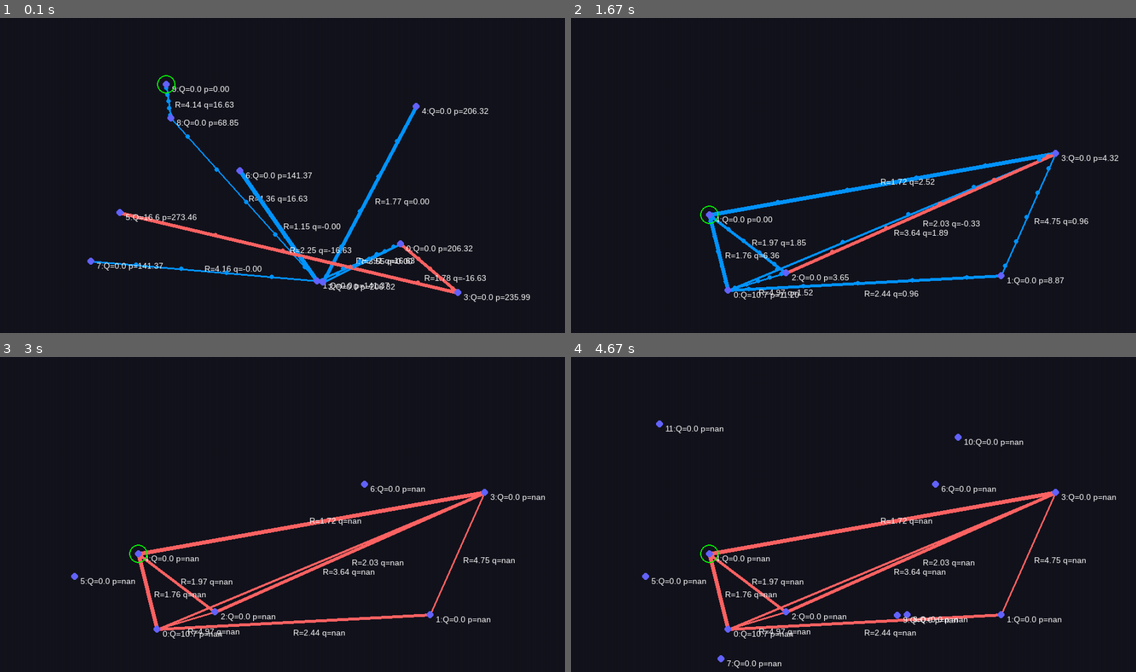
Above: before the commit, frames 1-4 (two rows, left to right).
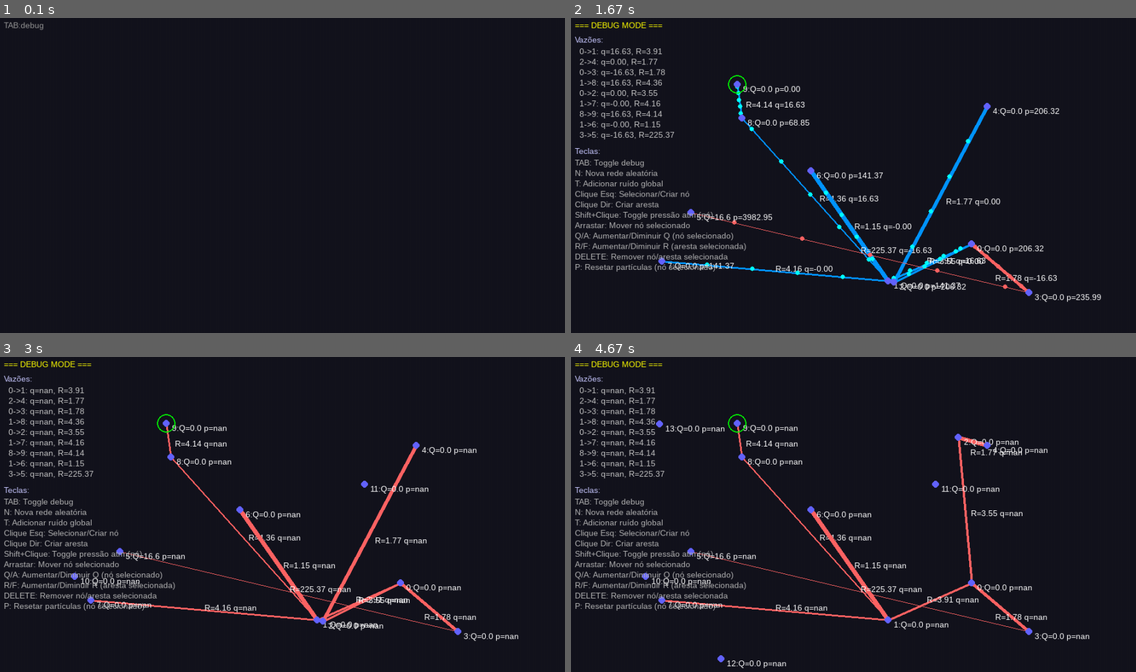
Above: after the commit, the same moments.

Repository: DanMaker01/praticas_mat_aplicada
Game: pygame game, started from rede_interativa.py
The game is run twice, just before and just after one commit, with the same random seed, the same clock (stepped at 60 frames per second) and the same inputs.
Inputs (mouse positions are in pixels of both pictures, inside the frame that each line leads up to):
- Up to frame 1 (0.1 s): no input
- Up to frame 2 (1.67 s): hold N 0.33-0.8 s; move the mouse to (836, 203) at 0.37 s; hold Tab 0.83-1.3 s; move the mouse to (915, 213) at 0.87 s; tap T at 1.33 s
- Up to frame 3 (3 s): click (73, 577) at 1.72 s; click (361, 483) at 2.05 s; click (282, 574) at 2.38 s; click (254, 495) at 2.72 s
- Up to frame 4 (4.67 s): click (717, 659) at 3.05 s; click (904, 615) at 3.38 s; click (898, 615) at 3.72 s; click (955, 435) at 4.05 s; click (661, 423) at 4.38 s

The runs differ from the first frame. In frame 1, 4.6% of the frame differs, in the area x 0-94%, y 1-91%; in frame 2, 12%, in the area x 0-97%, y 1-91%; in frame 3, 11%; in frame 4, 11%.

Commit message:
pré-paralisação

Diff:
--- a/p2_entupimento.py
+++ b/p2_entupimento.py
@@ -1,31 +1,17 @@
-import pygame
+
+
 import numpy as np
 import scipy.sparse as sp
 import scipy.sparse.linalg as spla
-import random
-from collections import deque
 
-pygame.init()
-WIDTH, HEIGHT = 1000, 600
-screen = pygame.display.set_mode((WIDTH, HEIGHT))
-pygame.display.set_caption("Rede Hidráulica Interativa")
-font = pygame.font.SysFont("Arial", 14)
-clock = pygame.time.Clock()
-
-DEBUG = True
-
-# ============================
-# VARIÁVEIS GLOBAIS
-# ============================
-selected_node = None
-selected_edge = None
-creating_edge = None
-
-# ============================
-# MODELO MATEMÁTICO
-# ============================
-def criar_rede(vertices, arestas, R, Q) -> dict:
-    return {"V": vertices, "A": arestas, "R": np.array(R, dtype=float), "Q": np.array(Q, dtype=float)}
+def criar_rede(vertices, arestas, R, Q):
+    d = {
+        "V": vertices,
+        "A": arestas,
+        "R": np.array(R, dtype=float),
+        "Q": np.array(Q, dtype=float)
+    }
+    return d
 
 def construir_C(rede):
     n = len(rede["V"])
@@ -49,374 +35,86 @@
         data += [-val, val]
     return sp.coo_matrix((data, (rows, cols)), shape=(m, n)).tocsr()
 
-def montar_Z(C, D, ref_no=[0]):
+def montar_Z_com_condicao(C, D, ref_no):
     n, m = C.shape
+    # Zera a linha do nó de referência em C
     C_mod = C.tolil()
-    for r in ref_no:
-        C_mod[r, :] = 0
+    C_mod[ref_no, :] = 0
     C_mod = C_mod.tocsr()
-
+    # Matriz F com 1 na posição (ref_no, ref_no)
     F = sp.lil_matrix((n, n))
-    for r in ref_no:
-        F[r, r] = 1.0
+    F[ref_no, ref_no] = 1.0
     F = F.tocsr()
-
     I = sp.eye(m, format='csr')
     return sp.bmat([[C_mod, F], [I, D]], format='csr')
 
-def montar_b(Q, m, ref_no=[0]):
+def montar_b_com_condicao(Q, m, ref_no):
     b = np.zeros(len(Q) + m)
     b[:len(Q)] = Q
-    for r in ref_no:
-        b[r] = 0.0
+    b[ref_no] = 0.0  # equação substituída
     return b
 
-def resolver_rede(rede, ref_no=[0]):
-    if len(rede["A"]) == 0:
-        return np.array([]), np.zeros(len(rede["V"]))
-
+def resolver_rede(rede, ref_no=0):
     C = construir_C(rede)
     D = construir_D(rede)
-    Z = montar_Z(C, D, ref_no)
-    b = montar_b(rede["Q"], len(rede["A"]), ref_no)
-
-    try:
-        x = spla.spsolve(Z, b)
-        return x[:len(rede["A"])], x[len(rede["A"]):]
-    except Exception:
-        # Se houver erro, retorna vazões nulas e pressões zero
-        return np.zeros(len(rede["A"])), np.zeros(len(rede["V"]))
-
-# ============================
-# GERADOR ALEATÓRIO
-# ============================
-num_nos_min, num_nos_max = 5, 10
-num_arestas_min, num_arestas_max = 6, 12
-R_min, R_max = 1.0, 5.0
-Qin_min, Qin_max = 5, 20
-x_min, x_max = 100, 900
-y_min, y_max = 100, 500
-NUM_PARTICLES = 5
-
-def gerar_rede_1():
-    global nodes, edges, R, Q, pressao_atm, flow_particles
-
-    num_nos = 0
-    nodes = []
-    nos = list(range(num_nos))
-    arestas = set()
-    edges = list(arestas)
-    R = [1 for _ in edges]
-    Q = [0]*num_nos
-    Qin = 10
-    pressao_atm = []
+    m = len(rede["A"])
+    Q = rede["Q"]
+    Z = montar_Z_com_condicao(C, D, ref_no)
+    b = montar_b_com_condicao(Q, m, ref_no)
+    x = spla.spsolve(Z, b)
+    return x[:m], x[m:]
 
 
-    flow_particles = [[p/NUM_PARTICLES for p in range(NUM_PARTICLES)] for _ in edges]
 
-def adicionar_ruido(R,alfa,chance_mudanca=0.5):
-    for k in edges:
-        if random.uniform(0,1) < chance_mudanca:
-            R[k] += alfa
+def adicionar_ruido(R,len_edges,alfa,chance_mudanca=0.1):
+    R_mod = []
+    for r in range(len_edges):
+        R_mod.append(R[r])
+
+    for k in range(len_edges):
+        if np.random.uniform(0,1) < chance_mudanca:
+            R_mod[k] *= alfa
+    return R_mod
+
+# ------------------------
+# Exemplo funcional
+# ------------------------
+if __name__ == "__main__":
+    vertices = [0, 1, 2, 3]
+    arestas = [(0, 1), (0, 2), (1, 2), (1, 3)]
+    nos_pressao_atm = [3]  # nó 0 fixo
+    R = [2, 3, 1, 2]
+    Q = [12, 0, 0, 0]  # entra em 0, sai em 3
+
+    # entupimento
+    alfa = 10
+    chance_entupimento = 0.1
+
+    # p_salvo = {}
+    # q_salvo = {}
+
+    p_medio_vetor = {}
+
+    cont = 0
+    ensaios = 1000
+    p_max_limite = 200
+
+    for j in range(ensaios):
+        p_max = 0
+        p_min = 0
+        R_mod = adicionar_ruido(R, len(arestas), alfa=alfa, chance_mudanca=chance_entupimento)
+        rede = criar_rede(vertices, arestas, R_mod, Q)
+        q, p = resolver_rede(rede, nos_pressao_atm)
+
+        p_max = np.max(p)
+        print(j, p_max)
+
+        p_medio_vetor[j] = p.mean()  # usa mean() do numpy
+        if p_max> p_max_limite:
+            cont+=1
 
 
-def gerar_rede_aleatoria():
-    global nodes, edges, R, Q, pressao_atm, flow_particles
-
-    num_nos = random.randint(num_nos_min, num_nos_max)
-    nodes = [{"pos": (random.randint(x_min, x_max), random.randint(y_min, y_max))} for _ in range(num_nos)]
-
-    nos = list(range(num_nos))
-    arestas = set()
-    for i in range(1, num_nos):
-        j = random.randint(0, i - 1)
-        arestas.add((j, i))
-
-    max_arestas = num_nos * (num_nos - 1) // 2
-    num_arestas_desejado = min(random.randint(num_arestas_min, num_arestas_max), max_arestas)
-    while len(arestas) < num_arestas_desejado:
-        i, j = random.sample(nos, 2)
-        arestas.add(tuple(sorted((i, j))))
-
-    edges = list(arestas)
-    R = [np.random.uniform(R_min, R_max) for _ in edges]
-    Q = [0]*num_nos
-    Qin = np.random.uniform(Qin_min, Qin_max)
-    no_fonte = random.choice(nos)
-    Q[no_fonte] = Qin
-    no_saida = random.choice([n for n in nos if n != no_fonte])
-    pressao_atm = [no_saida]
-
-    flow_particles = [[p/NUM_PARTICLES for p in range(NUM_PARTICLES)] for _ in edges]
-
-# ============================
-# DETEÇÃO DE NÓ E ARESTA
-# ============================
-def get_node_at(pos):
-    for i, n in enumerate(nodes):
-        if np.linalg.norm(np.array(n["pos"]) - pos) < 12:
-            return i
-    return None
-
-def get_edge_at(pos):
-    for k, (i, j) in enumerate(edges):
-        p1 = np.array(nodes[i]['pos'], float)
-        p2 = np.array(nodes[j]['pos'], float)
-        line_vec = p2 - p1
-        point_vec = pos - p1
-        line_len = np.linalg.norm(line_vec)
-        if line_len == 0: continue
-        line_dir = line_vec / line_len
-        proj = np.dot(point_vec, line_dir)
-        if 0 <= proj <= line_len:
-            closest = p1 + proj*line_dir
-            dist = np.linalg.norm(pos - closest)
-            if dist < 6:
-                return k
-    return None
-
-# ============================
-# DESENHO
-# ============================
-
-def sanitize_nodes():
-    """Corrige posições de nós que são NaN ou infinitas."""
-    for i, node in enumerate(nodes):
-        pos = node["pos"]
-        if not np.isfinite(pos).all():
-            node["pos"] = (0, 0)
-
-def reset_particles():
-    """Recria todas as partículas com valores iniciais."""
-    global flow_particles
-    flow_particles = [[p / NUM_PARTICLES for p in range(NUM_PARTICLES)] for _ in edges]
-
-def draw_flow_particles(q):
-    # Garante que todos os nós tenham posições válidas
-    sanitize_nodes()
-
-    for k, (i, j) in enumerate(edges):
-        if k >= len(q):
-            continue
-
-        # Se a vazão for NaN, não desenha partículas nesta aresta
-        if np.isnan(q[k]):
-            continue
-
-        p1 = np.array(nodes[i]['pos'], float)
-        p2 = np.array(nodes[j]['pos'], float)
-
-        # Verifica posições dos nós
-        if not np.isfinite(p1).all() or not np.isfinite(p2).all():
-            continue
-
-        d = p2 - p1
-        L = np.linalg.norm(d)
-        if L == 0:
-            continue
-
-        d /= L
-        speed = q[k] * 0.001
-
-        for idx in range(len(flow_particles[k])):
-            # Atualiza posição da partícula
-            flow_particles[k][idx] = (flow_particles[k][idx] + speed) % 1.0
-            pos = p1 + flow_particles[k][idx] * d * L
-
-            # Desenha se a posição for válida e estiver dentro da tela
-            if np.isfinite(pos).all() and 0 <= pos[0] <= WIDTH and 0 <= pos[1] <= HEIGHT:
-                color = (0, 255, 255) if q[k] >= 0 else (255, 100, 100)
-                pygame.draw.circle(screen, color, pos.astype(int), 4)
-
-def draw():
-    screen.fill((20,20,30))
-    rede = criar_rede(list(range(len(nodes))), edges, R, Q)
-    q, p = resolver_rede(rede, ref_no=pressao_atm)
-
-    # desenha arestas
-    for k, (i, j) in enumerate(edges):
-        x1, y1 = nodes[i]["pos"]
-        x2, y2 = nodes[j]["pos"]
-
-        color = (0,150,255) if k < len(q) and q[k] >= 0 else (255,100,100)
-        if selected_edge == k:
-            color = (255,255,0)
-
-        Rmin, Rmax = 1.0, 10.0
-        thick_min, thick_max = 1, 10
-        val = 1 / (R[k] ** 0.25)
-        vmin = 1 / (Rmax ** 0.25)
-        vmax = 1 / (Rmin ** 0.25)
-        t = max(0, min(1, (val - vmin) / (vmax - vmin)))
-        thickness = int(thick_min + t * (thick_max - thick_min))
-
-        pygame.draw.line(screen, color, (x1,y1), (x2,y2), thickness)
-
-        if DEBUG:
-            if k < len(q):
-                mx, my = (x1 + x2) // 2, (y1 + y2) // 2
-                dx, dy = x2 - x1, y2 - y1
-                L = max(1, (dx**2 + dy**2)**0.5)
-                nx, ny = -dy / L, dx / L
-                offset = 12
-                tx, ty = int(mx + nx*offset), int(my + ny*offset)
-                screen.blit(font.render(f"R={R[k]:.2f} q={q[k]:.2f}", True, (255,255,255)), (tx, ty))
-
-    draw_flow_particles(q)
-
-    for i, n in enumerate(nodes):
-        x, y = n["pos"]
-        color = (100,100,255)
-        if selected_node == i:
-            color = (255,255,0)
-        pygame.draw.circle(screen, color, (x,y), 6)
-        pressure = p[i] if i < len(p) else 0
-        if DEBUG:
-            screen.blit(font.render(f"{i}:Q={Q[i]:.1f} p={pressure:.2f}", True, (255,255,255)), (x+10,y))
-        if i in pressao_atm:
-            pygame.draw.circle(screen, (0,255,0), (x,y), 16,2)
-
-    if creating_edge is not None:
-        pygame.draw.line(screen, (255,255,0), nodes[creating_edge]["pos"], pygame.mouse.get_pos(), 2)
-
-    pygame.display.flip()
-
-# ============================
-# FUNÇÕES AUXILIARES
-# ============================
-def add_node(pos):
-    nodes.append({"pos": pos})
-    Q.append(0.0)
-
-def remove_node(i):
-    global selected_node, flow_particles, pressao_atm
-    edges_to_remove = [k for k,(a,b) in enumerate(edges) if a==i or b==i]
-    for k in reversed(edges_to_remove):
-        edges.pop(k)
-        R.pop(k)
-    nodes.pop(i)
-    Q.pop(i)
-    # ajusta índices das arestas restantes
-    for idx,(a,b) in enumerate(edges):
-        edges[idx] = (a-(a>i), b-(b>i))
-    pressao_atm = [r-(r>i) for r in pressao_atm if r!=i]
-    if not pressao_atm and nodes:
-        pressao_atm = [0]
-    selected_node = None
-
-    # Reconstrói flow_particles de acordo com as arestas atuais
-    flow_particles = [[p/NUM_PARTICLES for p in range(NUM_PARTICLES)] for _ in edges]
-
-def add_edge(i, j):
-    edges.append((i,j))
-    R.append(np.random.uniform(R_min,R_max))
-    flow_particles.append([p/NUM_PARTICLES for p in range(NUM_PARTICLES)])
-
-def remove_edge(k):
-    edges.pop(k)
-    R.pop(k)
-    flow_particles.pop(k)
-
-# ============================
-# LOOP PRINCIPAL
-# ============================
-# gerar_rede_aleatoria()
-gerar_rede_1()
-running = True
-
-while running:
-    clock.tick(60)
-    mouse_pos = np.array(pygame.mouse.get_pos())
-    mods = pygame.key.get_mods()
-
-    for event in pygame.event.get():
-        if event.type == pygame.QUIT:
-            running = False
-
-        # clique esquerdo
-        if event.type == pygame.MOUSEBUTTONDOWN:
-            if event.button == 1:
-                node = get_node_at(mouse_pos)
-                edge = get_edge_at(mouse_pos)
-                if node is not None:
-                    if selected_node is not None:
-                        selected_node = None
-                    elif mods & pygame.KMOD_SHIFT:
-                        if node not in pressao_atm:
-                            pressao_atm.append(node)
-                        else:
-                            pressao_atm.remove(node)
-                    else:
-                        selected_node = node
-                        selected_edge = None
-                elif edge is not None:
-                    if selected_edge is not None:
-                        selected_edge = None
-                    selected_edge = edge
-                    selected_node = None
-                else:
-                    if selected_edge or selected_node:
-                        selected_node = None
-                        selected_edge = None
-                    else:
-                        add_node(tuple(mouse_pos))
-                        selected_node = None
-                        selected_edge = None
-
-            # clique direito = criar aresta
-            elif event.button == 3:
-                node = get_node_at(mouse_pos)
-                if node is not None:
-                    if creating_edge is None:
-                        creating_edge = node
-                    else:
-                        if node != creating_edge:
-                            edge = tuple(sorted((creating_edge, node)))
-                            if edge not in edges:
-                                add_edge(*edge)
-                        creating_edge = None
-
-        if event.type == pygame.MOUSEMOTION:
-            if selected_node is not None:
-                nodes[selected_node]["pos"] = mouse_pos
-
-        if event.type == pygame.KEYDOWN:
-            # nós
-            if selected_node is not None:
-                if event.key == pygame.K_q:
-                    Q[selected_node] += 1
-                elif event.key == pygame.K_a:
-                    Q[selected_node] -= 1
-                elif event.key == pygame.K_DELETE:
-                    remove_node(selected_node)
-                    selected_node = None
-                elif event.key == pygame.K_p:
-                    # Reinicialização manual (opcional)
-                    reset_particles()
-
-            # arestas
-            elif selected_edge is not None:
-                if event.key == pygame.K_r:
-                    R[selected_edge] += 0.5
-                elif event.key == pygame.K_f:
-                    R[selected_edge] = max(0.1, R[selected_edge] - 0.5)
-                elif event.key == pygame.K_DELETE:
-                    remove_edge(selected_edge)
-                    selected_edge = None
-
-            # gerar rede aleatória
-            if event.key == pygame.K_n:
-                gerar_rede_aleatoria()
-                selected_node = None
-                selected_edge = None
-                creating_edge = None
-
-            if event.key == pygame.K_r:
-                alfa = 1
-                adicionar_ruido(R,alfa)
-
-    # Antes de desenhar, sanitiza posições dos nós (evita nan)
-    sanitize_nodes()
-    draw()
-
-pygame.quit()
+    print(f"p_max: {p_max}")
+    print(f"p_min: {p_min}")
+    print(f"p_medio: {np.mean(list(p_medio_vetor.values()))}")
+    print((cont)/ensaios)
--- a/p1_rede.py
+++ b/rede_interativa.py
@@ -1,3 +1,5 @@
+# implementar a vazão de saída, que não é calculada diretamente pelo sistema
+
 import pygame
 import numpy as np
 import scipy.sparse as sp
@@ -12,7 +14,7 @@
 font = pygame.font.SysFont("Arial", 14)
 clock = pygame.time.Clock()
 
-DEBUG = True
+DEBUG = False
 
 # ============================
 # VARIÁVEIS GLOBAIS
@@ -97,6 +99,28 @@
 x_min, x_max = 100, 900
 y_min, y_max = 100, 500
 NUM_PARTICLES = 5
+
+def gerar_rede_1():
+    global nodes, edges, R, Q, pressao_atm, flow_particles
+
+    num_nos = 0
+    nodes = []
+    nos = list(range(num_nos))
+    arestas = set()
+    edges = list(arestas)
+    R = [1 for _ in edges]
+    Q = [0]*num_nos
+    Qin = 10
+    pressao_atm = []
+
+
+    flow_particles = [[p/NUM_PARTICLES for p in range(NUM_PARTICLES)] for _ in edges]
+
+def adicionar_ruido(R,alfa,chance_mudanca=0.1):
+    for k in range(len(edges)):
+        if random.uniform(0,1) < chance_mudanca:
+            R[k] *= alfa
+
 
 def gerar_rede_aleatoria():
     global nodes, edges, R, Q, pressao_atm, flow_particles
@@ -203,8 +227,55 @@
 
             # Desenha se a posição for válida e estiver dentro da tela
             if np.isfinite(pos).all() and 0 <= pos[0] <= WIDTH and 0 <= pos[1] <= HEIGHT:
-                color = (0, 150, 255) if q[k] >= 0 else (255, 100, 100)
+                color = (0, 255, 255) if q[k] >= 0 else (255, 100, 100)
                 pygame.draw.circle(screen, color, pos.astype(int), 4)
+
+def draw_debug_info(q, p):
+    """Desenha informações de debug no canto superior esquerdo"""
+    y_offset = 30
+
+    # Título do debug
+    title = font.render("=== DEBUG MODE ===", True, (255, 255, 0))
+    screen.blit(title, (10, 10))
+
+    # Informações das vazões
+    y_offset += 5
+    flow_title = font.render("Vazões:", True, (200, 200, 255))
+    screen.blit(flow_title, (10, y_offset))
+    y_offset += 20
+
+    for k, (i, j) in enumerate(edges):
+        if k < len(q):
+            flow_text = f"  {i}->{j}: q={q[k]:.2f}, R={R[k]:.2f}"
+            text = font.render(flow_text, True, (200, 200, 200))
+            screen.blit(text, (10, y_offset))
+            y_offset += 18
+
+    # Lista de teclas e funções
+    y_offset += 10
+    keys_title = font.render("Teclas:", True, (200, 200, 255))
+    screen.blit(keys_title, (10, y_offset))
+    y_offset += 20
+
+    commands = [
+        ("TAB", "Toggle debug"),
+        ("N", "Nova rede aleatória"),
+        ("T", "Adicionar ruído global"),
+        ("Clique Esq", "Selecionar/Criar nó"),
+        ("Clique Dir", "Criar aresta"),
+        ("Shift+Clique", "Toggle pressão atm (nó)"),
+        ("Arrastar", "Mover nó selecionado"),
+        ("Q/A", "Aumentar/Diminuir Q (nó selecionado)"),
+        ("R/F", "Aumentar/Diminuir R (aresta selecionada)"),
+        ("DELETE", "Remover nó/aresta selecionada"),
+        ("P", "Resetar partículas (nó selecionado)"),
+    ]
+
+    for key, desc in commands:
+        text = font.render(f"{key}: {desc}", True, (180, 180, 180))
+        screen.blit(text, (10, y_offset))
+        y_offset += 18
+
 
 def draw():
     screen.fill((20,20,30))
@@ -241,8 +312,6 @@
                 screen.blit(font.render(f"R={R[k]:.2f} q={q[k]:.2f}", True, (255,255,255)), (tx, ty))
 
     draw_flow_particles(q)
-
-
 
     for i, n in enumerate(nodes):
         x, y = n["pos"]
@@ -255,6 +324,14 @@
             screen.blit(font.render(f"{i}:Q={Q[i]:.1f} p={pressure:.2f}", True, (255,255,255)), (x+10,y))
         if i in pressao_atm:
             pygame.draw.circle(screen, (0,255,0), (x,y), 16,2)
+
+    # Mostra linha "TAB:debug" quando debug está desativado
+    if not DEBUG:
+        debug_text = font.render("TAB:debug", True, (150, 150, 150))
+        screen.blit(debug_text, (10, 10))
+    else:
+        # Mostra informações completas de debug
+        draw_debug_info(q, p)
 
     if creating_edge is not None:
         pygame.draw.line(screen, (255,255,0), nodes[creating_edge]["pos"], pygame.mouse.get_pos(), 2)
@@ -300,7 +377,8 @@
 # ============================
 # LOOP PRINCIPAL
 # ============================
-gerar_rede_aleatoria()
+# gerar_rede_aleatoria()
+gerar_rede_1()
 running = True
 
 while running:
@@ -360,6 +438,10 @@
                 nodes[selected_node]["pos"] = mouse_pos
 
         if event.type == pygame.KEYDOWN:
+            # Toggle debug com TAB
+            if event.key == pygame.K_TAB:
+                DEBUG = not DEBUG
+
             # nós
             if selected_node is not None:
                 if event.key == pygame.K_q:
@@ -383,12 +465,18 @@
                     remove_edge(selected_edge)
                     selected_edge = None
 
-            # gerar rede aleatória
-            if event.key == pygame.K_n:
-                gerar_rede_aleatoria()
-                selected_node = None
-                selected_edge = None
-                creating_edge = None
+            # teclas globais (sem seleção)
+            else:
+                # gerar rede aleatória
+                if event.key == pygame.K_n:
+                    gerar_rede_aleatoria()
+                    selected_node = None
+                    selected_edge = None
+                    creating_edge = None
+                # adicionar ruído global (tecla T, por exemplo)
+                elif event.key == pygame.K_t:
+                    alfa = 100.0
+                    adicionar_ruido(R, alfa)
 
     # Antes de desenhar, sanitiza posições dos nós (evita nan)
     sanitize_nodes()
Renamed: main.py -> p1_resolve_rede.py
